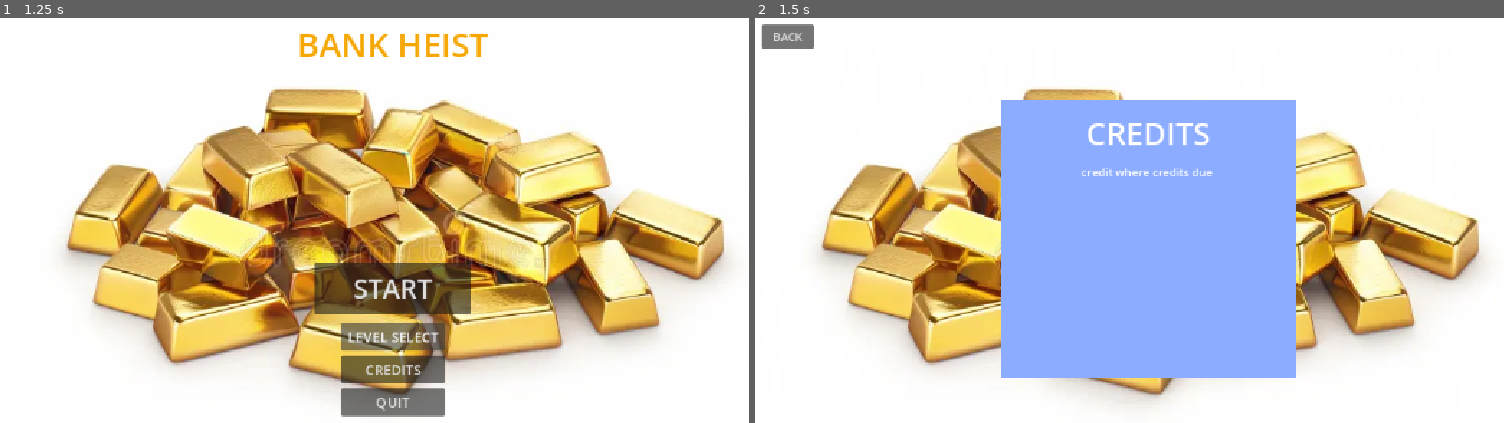
Above: before the commit, frames 1-2 (left to right).
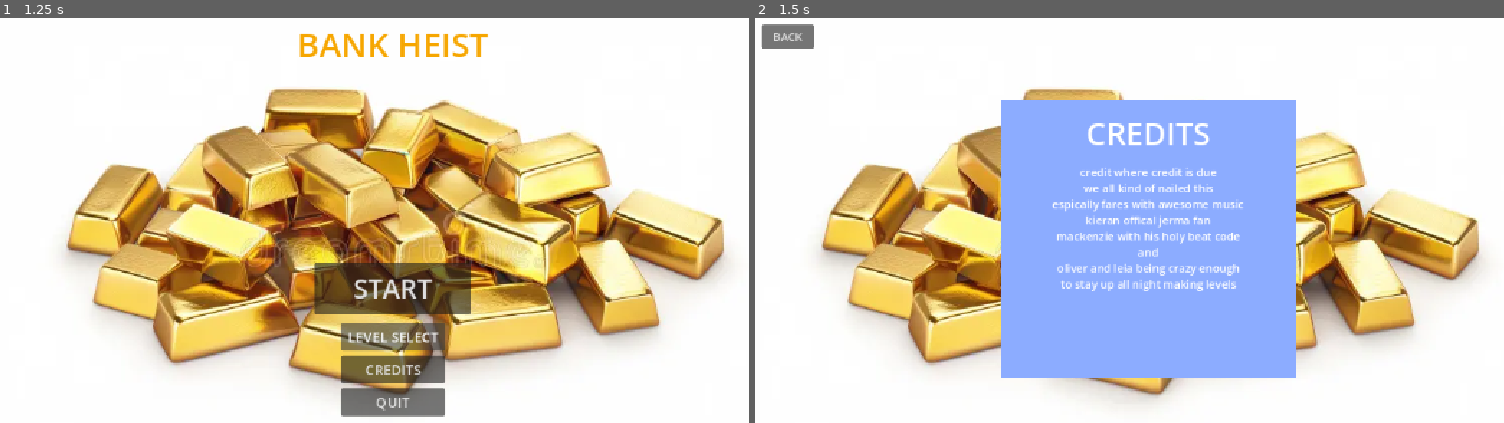
Above: after the commit, the same moments.

Repository: mushyp3a/dyhtg-2026
Game: Godot game, scene res://ui stuff/main_menu.tscn
Two runs of this game, one before a commit and one after it. Both use one fixed random seed, a clock stepped at 60 frames per second and the inputs below. This scene is started directly instead of the project's main scene.
Inputs:
- Up to frame 1 (1.25 s): click "LEVEL SELECT" at 0.5 s
- Up to frame 2 (1.5 s): click "CREDITS" at 1.25 s

Frame 1 is identical in both runs. In frame 2, 1.6% of the frame differs, in the area x 39-66%, y 37-68%.

Commit message:
scene changer

Diff:
--- a/project.godot
+++ b/project.godot
@@ -14,6 +14,10 @@
 run/main_scene="uid://04s6o3n6h372"
 config/features=PackedStringArray("4.7", "Forward Plus")
 config/icon="res://icon.svg"
+
+[autoload]
+
+SceneChanger="*uid://c7xc38uwd0kx2"
 
 [display]
 
--- /dev/null
+++ b/scripts/scene_changer.gd
@@ -0,0 +1,34 @@
+extends Node
+var current_level = 0
+
+# MAKE SURE TO UNCOMMENT AFTER COMMIT
+var levels = [
+	# "res://scenes/saw_level.tscn",
+	"res://scenes/security.tscn",
+	#"res://scenes/lasers.tscn",
+	# "res://scenes/hacking.tscn",
+	# "res://scenes/combination_lock_level.tscn",
+	#"res://scenes/punching.tscn"
+	#"res://scenes/ending_scene.tscn"
+]
+
+# Called when the node enters the scene tree for the first time.
+func _ready() -> void:
+	pass # Replace with function body.
+
+func next_level():
+	current_level = current_level + 1
+	if current_level < levels.size():
+		get_tree().change_scene_to_file(levels[current_level])
+
+#this function exists for replaying game
+#other ways to do this if it breaks a bunch of shit
+#please call leia in morning and ill fix it
+#but cant test fully till game is done
+func start_game():
+	current_level = 0
+	get_tree().change_scene_to_file(levels[current_level])
+
+# Called every frame. 'delta' is the elapsed time since the previous frame.
+func _process(delta: float) -> void:
+	pass
--- a/ui stuff/credits.tscn
+++ b/ui stuff/credits.tscn
@@ -92,7 +92,14 @@
 size_flags_horizontal = 4
 size_flags_vertical = 4
 bbcode_enabled = true
-text = "credit where credits due
+text = "credit where credit is due
+we all kind of nailed this
+espically fares with awesome music
+kieran offical jerma fan
+mackenzie with his holy beat code
+and
+oliver and leia being crazy enough
+to stay up all night making levels
 "
 horizontal_alignment = 1
 
--- a/ui stuff/main_menu.gd
+++ b/ui stuff/main_menu.gd
@@ -17,3 +17,9 @@
 
 func _on_credits_pressed() -> void:
 	get_tree().change_scene_to_file("res://ui stuff/credits.tscn")
+
+
+func _on_level_select_pressed() -> void:
+	#scene changer test below delete
+	SceneChanger.next_level()
+	pass # Replace with function body.
--- a/ui stuff/main_menu.tscn
+++ b/ui stuff/main_menu.tscn
@@ -113,5 +113,6 @@
 text = "QUIT
 "
 
+[connection signal="pressed" from="MarginContainer2/VBoxContainer/VBoxContainer/level select" to="." method="_on_level_select_pressed"]
 [connection signal="pressed" from="MarginContainer2/VBoxContainer/VBoxContainer/credits" to="." method="_on_credits_pressed"]
 [connection signal="pressed" from="MarginContainer2/VBoxContainer/VBoxContainer/quit" to="." method="_on_quit_pressed"]
Not shown, added: scripts/scene_changer.gd.uid
